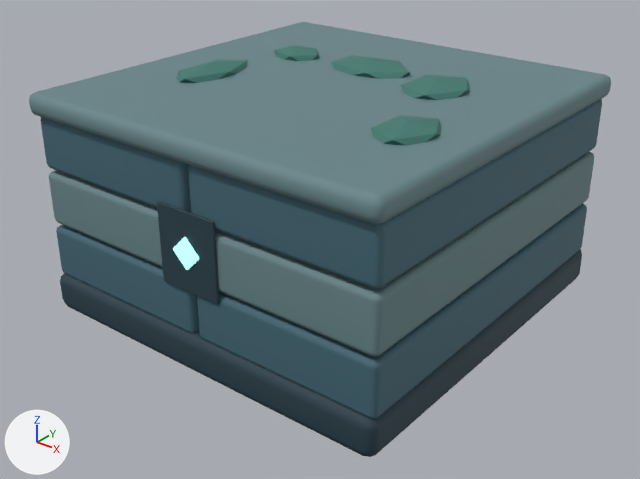
The glTF model maze3d/assets/models/wall_1.glb, before and after one commit.
Before and after are seen from a camera (50 mm lens) standing at (5.12, -6.55, 4.65) and looking at (0.07, -0.23, 0.74). The lights are fixed; the arrows at lower left show +X, +Y and +Z. The older version comes first. Where no turn or scale is listed for an object, it has been applied to the vertices.

The first picture shows 'CarvedBlock.006', 'CarvedBlock.007', 'CarvedBlock.008', 'CarvedBlock.009', 'CarvedBlock.010', 'CarvedBlock.011', 'Coping.001', 'DiamondRune', 'Foundation.001', 'Inset', 'Moss.005', 'Moss.006', 'Moss.007', 'Moss.008', 'Moss.009'.
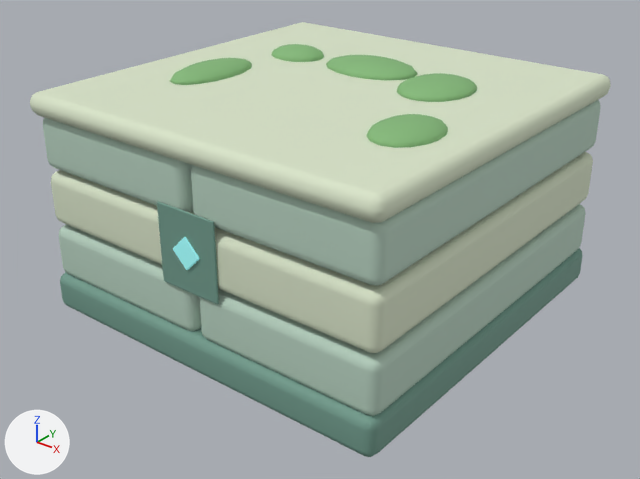
What differs and where, as boxes [x1, y1, x2, y2] in the pictures (640 x 479 px):
'Coping.001', recoloured (greyish cyan to pale green)
    both: [30, 22, 611, 223]
'CarvedBlock.011', recoloured (dark cyan to pale green)
    both: [191, 100, 601, 286]
'CarvedBlock.009', recoloured (greyish cyan to pale green)
    both: [215, 153, 593, 353]
'CarvedBlock.007', recoloured (dark cyan to pale green)
    both: [199, 205, 586, 416]
'Foundation.001', recoloured
    both: [60, 249, 582, 457]
'CarvedBlock.010', recoloured (dark cyan to pale green)
    both: [43, 118, 191, 213]
'CarvedBlock.006', recoloured (dark cyan to pale green)
    both: [58, 225, 199, 331]
'CarvedBlock.008', recoloured (greyish cyan to pale green)
    both: [51, 171, 162, 265]
'Inset', recoloured (dark blue to green)
    both: [157, 201, 219, 304]
'Moss.008', recoloured
    both: [371, 115, 442, 145]
'Moss.007', recoloured
    both: [401, 74, 470, 100]
'Moss.005', recoloured
    both: [331, 55, 410, 79]
'Moss.009', recoloured
    both: [176, 59, 248, 83]
'Moss.006', recoloured
    both: [274, 46, 320, 61]
'DiamondRune', recoloured (darker)
    both: [173, 237, 200, 270]

The edits, one by one:
Material 'stone' (mat_stone) changes colour from dark cyan #426774 to pale green #b7d1c0; in linear values from (0.0545, 0.136, 0.175) to (0.474, 0.638, 0.527).
Material 'edge' (mat_edge) changes colour from greyish cyan #69868a to pale green #d9e4c9; in linear values from (0.141, 0.238, 0.254) to (0.694, 0.776, 0.584).
In material 'rune' (mat_rune), emission_color goes from (0.37, 1.0, 0.91) (cyan #a4fff5) to (0.109, 0.299, 0.299) (cyan #5d9595).
Material 'dark' (mat_dark) changes colour from dark blue #243d49 to green #719b8c; in linear values from (0.0176, 0.0467, 0.0666) to (0.165, 0.328, 0.262).
Material 'moss' (mat_moss) changes colour from dark cyan #417a70 to green #83b878; in linear values from (0.0529, 0.195, 0.162) to (0.227, 0.479, 0.188).
